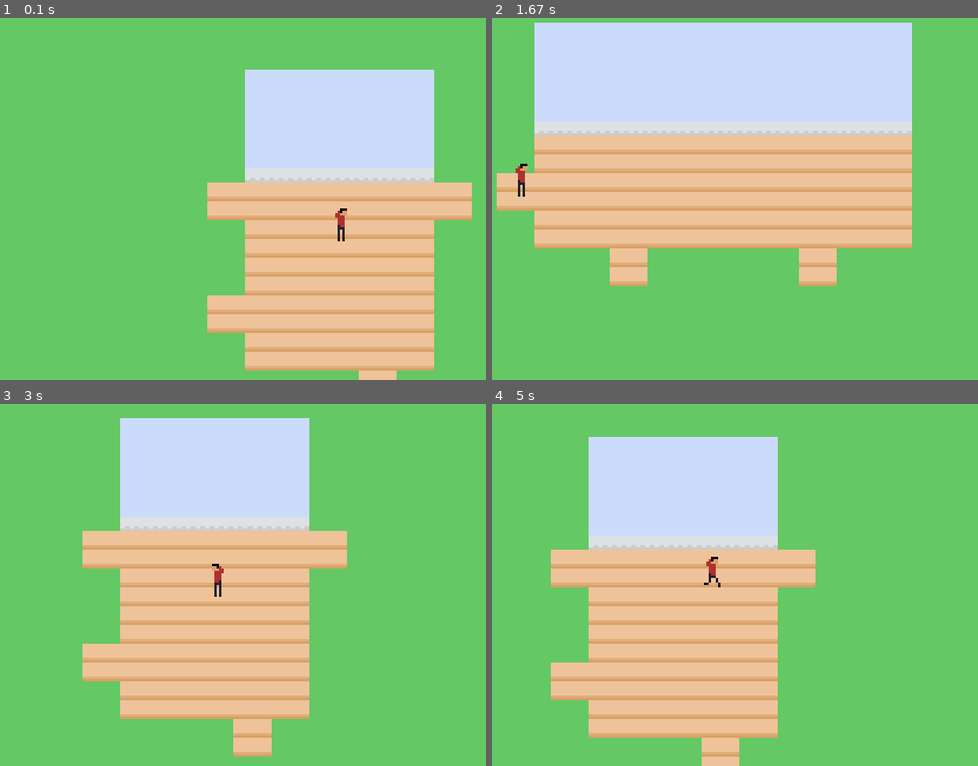
Above: before the commit, frames 1-4 (two rows, left to right).
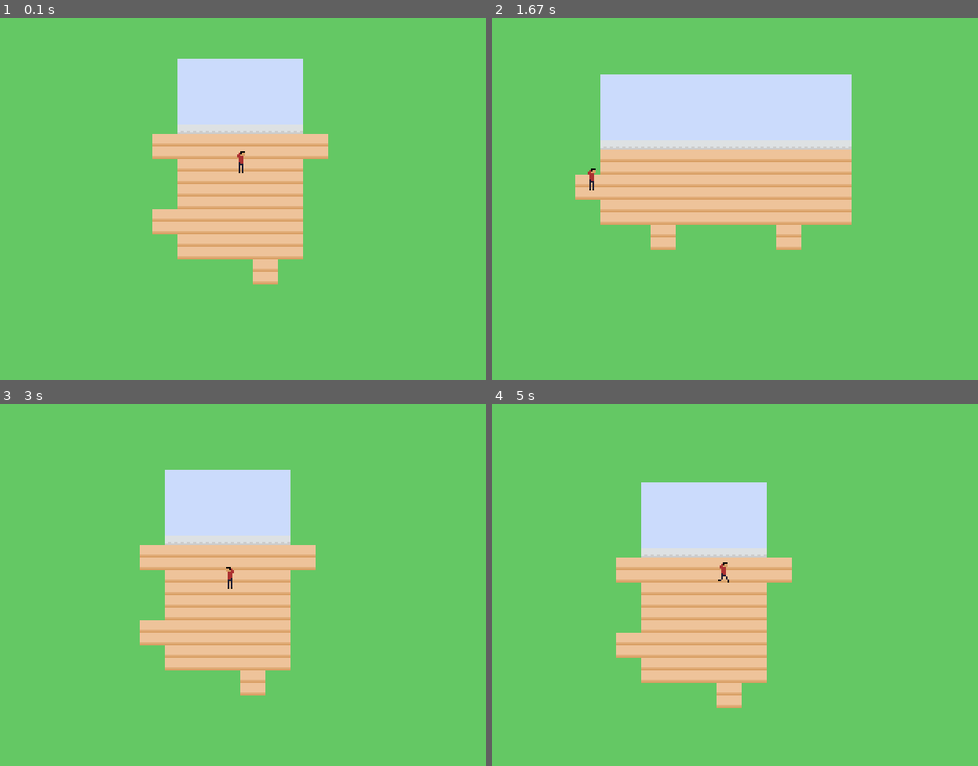
Above: after the commit, the same moments.

Repository: Galgunn/PygamePracticeNew
Game: pygame game, started from PadlockGamePractice/game.py
Two runs of this game, one before a commit and one after it. Both use one fixed random seed, a clock stepped at 60 frames per second and the inputs below.
Inputs:
- Up to frame 1 (0.1 s): no input
- Up to frame 2 (1.67 s): hold Right 0.33-0.8 s; hold Up 0.83-1.13 s; hold Right 1.17-1.63 s
- Up to frame 3 (3 s): hold Left 1.67-2.2 s; hold Down 2.23-2.53 s; hold Left 2.57-2.97 s
- Up to frame 4 (5 s): hold Up 3-3.37 s; hold Right 3.4-4.03 s; hold Down 4.07-4.43 s; hold Left 4.47-4.93 s; hold Right from 4.97 s (still down)

The runs differ from the first frame. In frame 1, 39% of the frame differs, in the area x 31-98%, y 11-100%; in frame 2, 37%; in frame 3, 27%; in frame 4, 25%.

Commit message:
Working on tutorial

Diff:
--- a/PadlockGamePractice/game.py
+++ b/PadlockGamePractice/game.py
@@ -13,7 +13,7 @@
         self.screen = pygame.display.set_mode((WINDOW_WIDTH, WINDOW_HEIGHT))
         pygame.display.set_caption('Practicing')
         self.clock = pygame.time.Clock()
-        self.display = pygame.Surface((WINDOW_WIDTH / 3, WINDOW_HEIGHT / 3))
+        self.display = pygame.Surface((WINDOW_WIDTH / 2, WINDOW_HEIGHT / 2))
 
         self.assets = {
             'player': load_image('player/idle/right/00.png'),
--- a/YourVeryOwnRamielGame/code/game.py
+++ b/YourVeryOwnRamielGame/code/game.py
@@ -1,5 +1,69 @@
-import pygame
+import pygame, sys
+from scripts.utils import draw_text
+from title_screen import Title
 
-class Game:
+pygame.init()
+
+WINDOW_WIDTH = 640
+WINDOW_HEIGHT = 480
+
+class Game():
     def __init__(self):
-        self.screen = pygame.display.set_mode((500, 500))
+        self.screen = pygame.display.set_mode((WINDOW_WIDTH, WINDOW_HEIGHT))
+        pygame.display.set_caption('Ram')
+        self.clock = pygame.time.Clock()
+        self.display = pygame.Surface((WINDOW_WIDTH / 2, WINDOW_HEIGHT / 2))
+        self.menu_options = {'escape': False, 'enter': False, 'left_click': False}
+        self.running = True
+        self.state_stack = []
+        self.font = pygame.font.SysFont('mspgothic', 25)
+        self.load_states()
+
+    def run(self):
+        while self.running:
+            self.get_events()
+            self.update()
+            self.render()
+
+    def get_events(self):
+        for event in pygame.event.get():
+            if event.type == pygame.QUIT:
+                self.run = False
+                pygame.quit()
+                sys.exit()
+            if event.type == pygame.KEYDOWN:
+                if event.key == pygame.K_ESCAPE:
+                    self.menu_options['escape'] = True
+                if event.key == pygame.K_RETURN:
+                    self.menu_options['enter'] = True
+            if event.type == pygame.MOUSEBUTTONDOWN:
+                if event.button == 1:
+                    self.menu_options['left_click'] = True
+            if event.type == pygame.KEYUP:
+                if event.key == pygame.K_ESCAPE:
+                    self.menu_options['escape'] = False
+                if event.key == pygame.K_RETURN:
+                    self.menu_options['enter'] = False
+            if event.type == pygame.MOUSEBUTTONUP:
+                if event.button == 1:
+                    self.menu_options['left_click'] = False
+
+    def update(self):
+        self.state_stack[-1].update()
+
+    def render(self):
+        self.state_stack[-1].render(self.display)
+        self.screen.blit(pygame.transform.scale(self.display, self.screen.get_size()), (0, 0))
+        pygame.display.flip()
+        self.clock.tick(60)
+
+    def load_states(self):
+        self.title_screen = Title(self)
+        self.state_stack.append(self.title_screen)
+
+    def reset_keys(self):
+        for option in self.menu_options:
+            self.menu_options[option] = False
+
+if __name__ == '__main__':
+    Game().run()
--- /dev/null
+++ b/YourVeryOwnRamielGame/code/game_world.py
@@ -0,0 +1,21 @@
+from scripts.state import State
+from pause_menu import PauseMenu
+from scripts.utils import draw_text
+
+class GameInterface(State):
+
+    def __init__(self, game):
+        super().__init__(game)
+
+    def update(self):
+        if self.game.menu_options['escape']:
+            self.exit_state()
+        if self.game.menu_options['enter']:
+            new_state = PauseMenu(self.game)
+            new_state.enter_state()
+        self.game.reset_keys()
+
+
+    def render(self, surf):
+        surf.fill((45,30,56))
+        draw_text(surf, self.game.font, 'Gaming!!!', (0,0,0), (0,40))
--- /dev/null
+++ b/YourVeryOwnRamielGame/code/pause_menu.py
@@ -0,0 +1,16 @@
+from scripts.utils import draw_text
+from scripts.state import State
+
+class PauseMenu(State):
+
+    def __init__(self, game):
+        super().__init__(game)
+
+    def update(self):
+        if self.game.menu_options['escape']:
+            self.exit_state()
+        self.game.reset_keys()
+
+    def render(self, surf):
+        self.prev_state.render(surf)
+        draw_text(surf, self.game.font, 'le pause', (0,0,0), (50, 50))
--- /dev/null
+++ b/YourVeryOwnRamielGame/code/scripts/state.py
@@ -0,0 +1,18 @@
+class State():
+    def __init__(self, game):
+        self.game = game
+        self.prev_state = None
+
+    def update(self):
+        pass
+
+    def render(self, surf):
+        pass
+
+    def enter_state(self):
+        if len(self.game.state_stack) > 1:
+            self.prev_state = self.game.state_stack[-1]
+        self.game.state_stack.append(self)
+
+    def exit_state(self):
+        self.game.state_stack.pop()
--- /dev/null
+++ b/YourVeryOwnRamielGame/code/scripts/utils.py
@@ -0,0 +1,10 @@
+import pygame
+
+def draw_text(surf, font, text, color, pos):
+    text_surf = font.render(text, True, color)
+    #text_surf.set_colorkey((0, 0, 0))
+    text_rect = text_surf.get_rect()
+    print(f'first rect:', text_rect)
+    text_rect.topleft = pos
+    print(f'second:', text_rect)
+    surf.blit(text_surf, text_rect)
--- /dev/null
+++ b/YourVeryOwnRamielGame/code/title_screen.py
@@ -0,0 +1,30 @@
+from scripts.state import State
+from scripts.utils import draw_text
+from game_world import GameInterface
+import pygame
+
+class Title(State):
+    def __init__(self, game):
+        super().__init__(game)
+        self.title_font = pygame.font.SysFont('mspgothic', 20)
+        self.font_surf = self.title_font.render('Start', True, (0, 0, 0), (200, 200, 200))
+        self.font_rect = self.font_surf.get_rect()
+        print(self.font_rect)
+
+    def update(self):
+        mpos = pygame.mouse.get_pos()
+        if self.game.menu_options['enter']:
+            new_state = GameInterface(self.game)
+            new_state.enter_state()
+        if self.game.menu_options['left_click']:
+            if self.font_rect.collidepoint(mpos):
+                self.font_surf = self.title_font.render('Start', True, (0, 0, 0), (100, 100, 200))
+        self.game.reset_keys()
+
+        #print(mpos)
+
+
+    def render(self, surf):
+        surf.fill((100,200,45))
+        draw_text(surf, self.game.font, 'title', (0,0,0), (50, 50))
+        surf.blit(self.font_surf, (100, 100))
